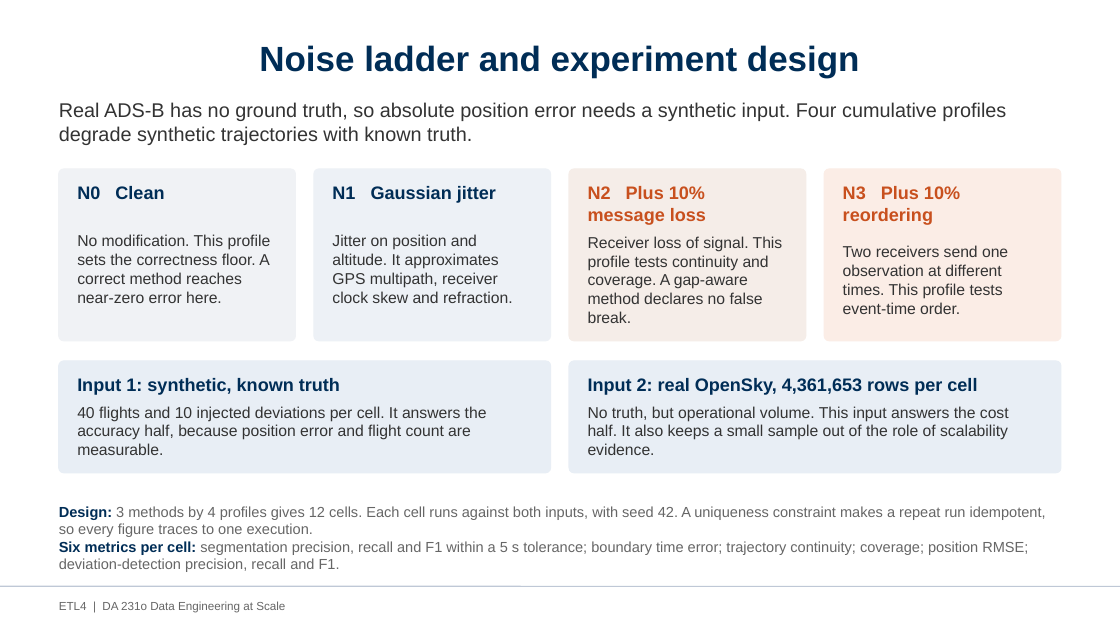
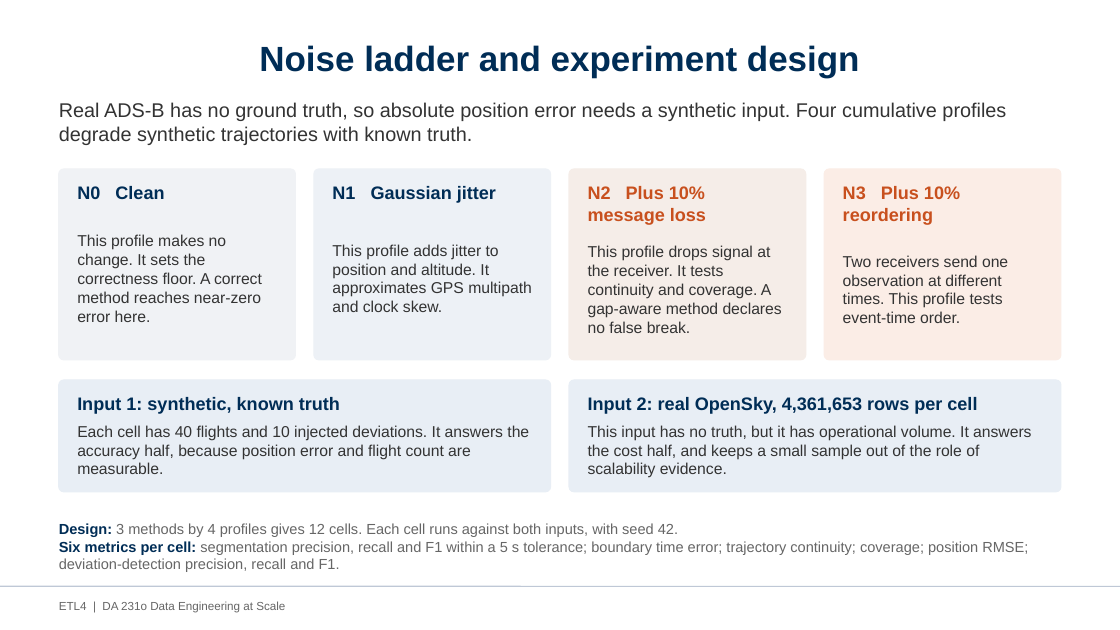
Before and after one commit to AvinashKompalli/Clean-Flight-Paths-from-Noisy-Aircraft-Data-at-Scale, a slide deck: slide 11 of etl4/docs/ETL4_Project_Presentation.pptx. Drawn at 1120x630 pixels with LibreOffice and Linux fonts; fonts in the diff are those of the drawing. Boxes give left, top, right and bottom in pixels: in the first picture for what was removed or moved away, otherwise in the second. Text is boxed around its words. In the diff, an @@ line names an element or a change of style, - is before the commit and + after.

Commit message:
docs(presentation): fix claims the STE rewrite broke, add verbs
The change from passive to active voice forced each sentence to name an
agent, and two of those agents were wrong. The number diff could not see
either fault, because no number changed.

The answer slide said the other two methods dominate kinematic
segmentation everywhere. The smoother does not: it is slower at N0 and
less accurate at N2. Only the baseline dominates at every profile.

The robustness row said the noise ladder injects duplicated records. It
injects jitter, 10 percent loss and 10 percent reordering, and the
reordering applies one permutation, so no profile adds a duplicate. The
row now names what the ladder does. Duplicates come from at-least-once
replay, which the Kafka slide already covers.

Four smaller corrections: the targets are measured, not met; the
smoother's throughput rises slightly rather than staying flat; the
baseline flight count is a range, 14,946 to 14,949, not 14,948; and a
completion marker records the last complete partition rather than
restarting the run.

Also gave a verb and a subject to the sentence fragments that STE rule
10 disallows, and restored the Kafka comparison the rewrite had dropped.

Automated checks: sentence length, passive voice, auxiliary and modal
forms, "-ing" use, marketing words, geometry, text fit, table fit,
placeholders, schema, and a token-level diff of every number. The
approved-dictionary and noun-cluster rules were checked by reading.

```diff
--- a/etl4/docs/ETL4_Project_Presentation.pptx
+++ b/etl4/docs/ETL4_Project_Presentation.pptx
@@ rounded rectangle: place and size @@
-rounded rectangle at [59, 169, 296, 341]
+rounded rectangle at [59, 169, 296, 360]
@@ rounded rectangle: place and size @@
-rounded rectangle at [314, 169, 551, 341]
+rounded rectangle at [314, 169, 551, 360]
@@ rounded rectangle: place and size @@
-rounded rectangle at [570, 169, 807, 341]
+rounded rectangle at [570, 169, 807, 360]
@@ proportions changed in 4 elements at [59, 169, 296, 360], [314, 169, 551, 360], [570, 169, 807, 360], [824, 169, 1061, 360] @@
@@ rounded rectangle: place and size @@
-rounded rectangle at [824, 169, 1061, 341]
+rounded rectangle at [824, 169, 1061, 360]
@@ text at [77, 234, 262, 322]: text changed @@
-No modification. This profile sets the correctness floor. A correct method reaches near-zero error here.
+This profile makes no change. It sets the correctness floor. A correct method reaches near-zero error here.
@@ text "Two receivers send one observation ...": place and size @@
-text "Two receivers send one observation ..." at [843, 245, 1008, 314]
+text "Two receivers send one observation ..." at [843, 255, 1008, 323]
@@ text at [332, 244, 532, 312]: text changed @@
-Jitter on position and altitude. It approximates GPS multipath, receiver clock skew and refraction.
+This profile adds jitter to position and altitude. It approximates GPS multipath and clock skew.
@@ text at [588, 245, 782, 333]: text changed @@
-Receiver loss of signal. This profile tests continuity and coverage. A gap-aware method declares no false break.
+This profile drops signal at the receiver. It tests continuity and coverage. A gap-aware method declares no false break.
@@ 2 texts, 2 rounded rectangles: place and size @@
-2 texts, 2 rounded rectangles at [59, 361, 1062, 473]
+2 texts, 2 rounded rectangles at [59, 380, 1062, 492]
@@ text at [77, 425, 529, 474]: text changed @@
-40 flights and 10 injected deviations per cell. It answers the accuracy half, because position error and flight count are measurable.
+Each cell has 40 flights and 10 injected deviations. It answers the accuracy half, because position error and flight count are measurable.
@@ text at [588, 425, 1031, 478]: text changed @@
-No truth, but operational volume. This input answers the cost half. It also keeps a small sample out of the role of scalability evidence.
+This input has no truth, but it has operational volume. It answers the cost half, and keeps a small sample out of the role of scalability evidence.
@@ text at [59, 523, 678, 537]: text changed @@
-Design: 3 methods by 4 profiles gives 12 cells. Each cell runs against both inputs, with seed 42. A uniqueness constraint makes a repeat run idempotent, so every figure traces to one execution.
+Design: 3 methods by 4 profiles gives 12 cells. Each cell runs against both inputs, with seed 42.
@@ text "Design: 3 methods by 4 ...": place and size @@
-text "Design: 3 methods by 4 ..." at [59, 506, 1046, 572]
+text "Design: 3 methods by 4 ..." at [59, 523, 1028, 572]
```
Also in this commit, not shown: 11 other slides changed, 1 other file.
